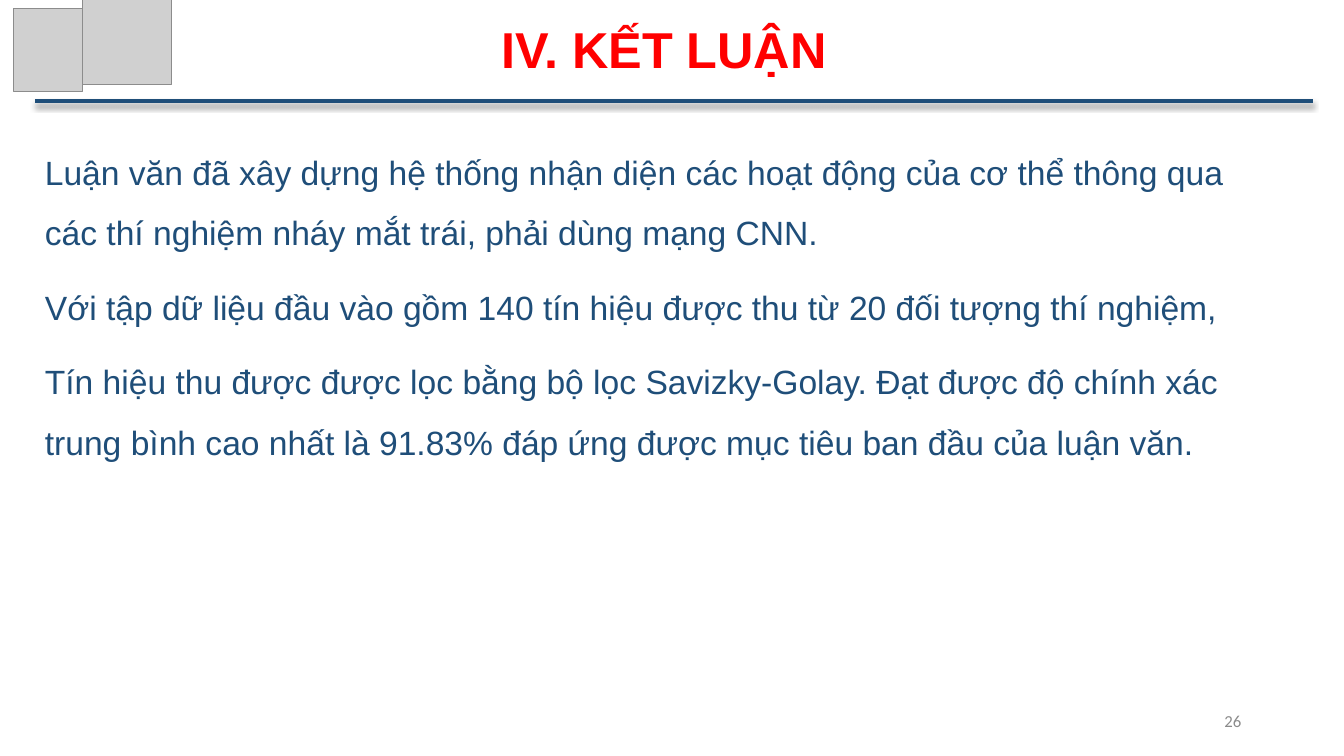
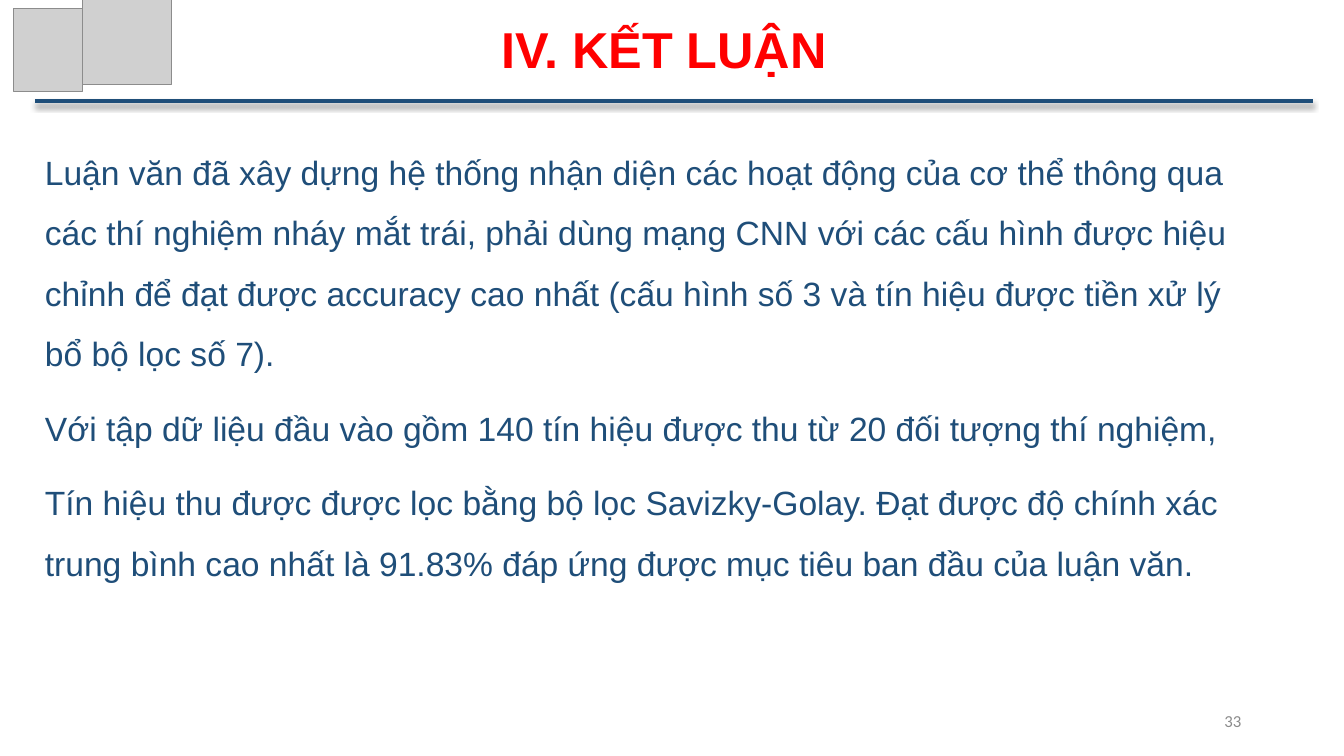
Before and after one commit to ThuTrongNguyen/Thesis, a slide deck: slide 33 of SlideBaoCao_NguyenTrongThu.pptx (slide 26 before the commit). Drawn at 1344x756 pixels with LibreOffice and Linux fonts; fonts in the diff are those of the drawing; grey boxes stand for pictures. Boxes give left, top, right and bottom in pixels: in the first picture for what was removed or moved away, otherwise in the second. Text is boxed around its words. In the diff, an @@ line names an element or a change of style, - is before the commit and + after.

```diff
--- a/SlideBaoCao_NguyenTrongThu.pptx
+++ b/SlideBaoCao_NguyenTrongThu.pptx
@@ text at bbox=[45, 158, 1227, 373]: text changed @@
-Luận văn đã xây dựng hệ thống nhận diện các hoạt động của cơ thể thông qua các thí nghiệm nháy mắt trái, phải dùng mạng CNN.
+Luận văn đã xây dựng hệ thống nhận diện các hoạt động của cơ thể thông qua các thí nghiệm nháy mắt trái, phải dùng mạng CNN với các cấu hình được hiệu chỉnh để đạt được accuracy cao nhất (cấu hình số 3 và tín hiệu được tiền xử lý bổ bộ lọc số 7).
@@ page number at bbox=[1224, 716, 1241, 727]: text changed @@
-26
+33
```
Also in this commit, not shown: 13 other slides changed, 7 slides added.
